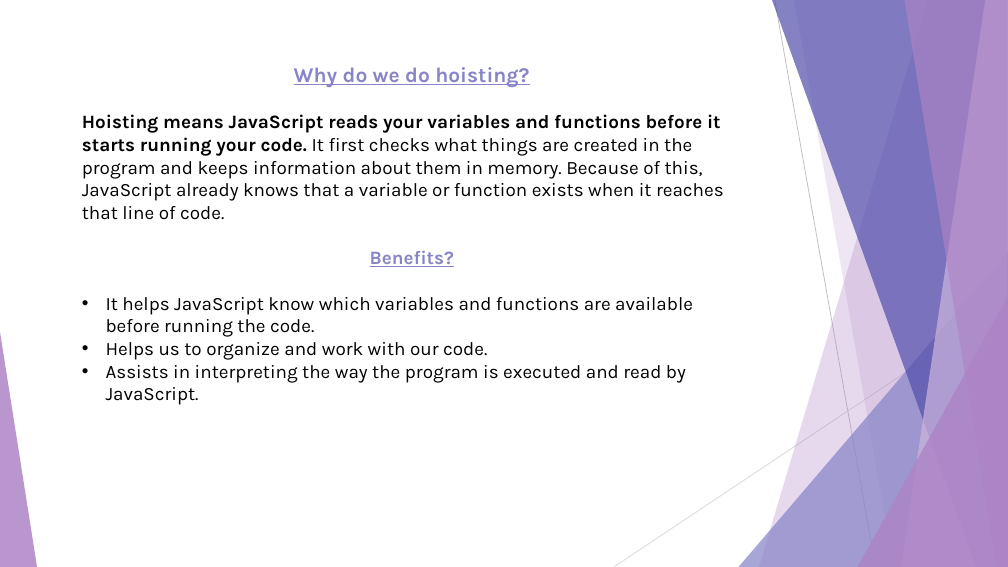
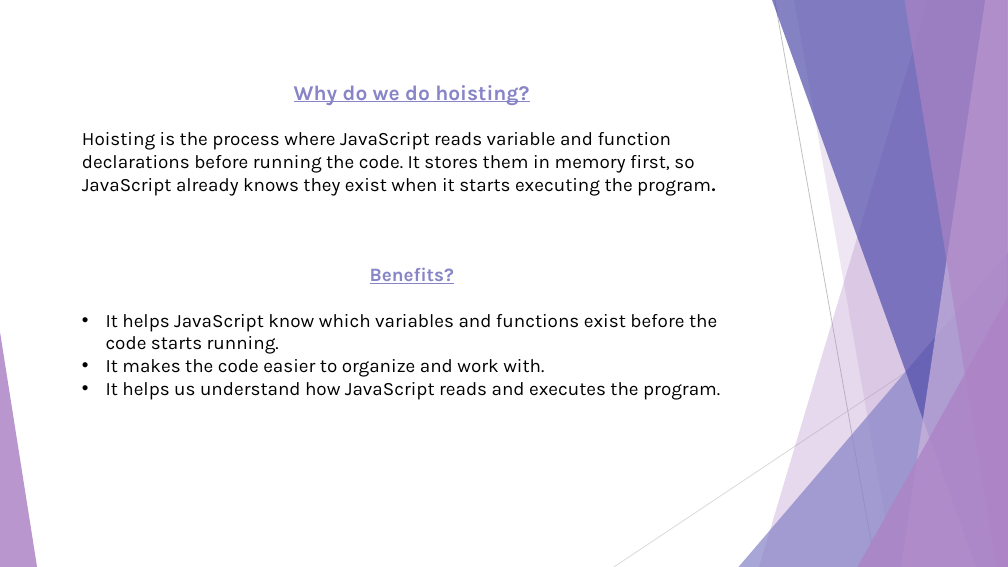
Before and after one commit to romaisa-99/Internship, a slide deck: slide 11 of Day 7/Hoisting.pptx. Drawn at 1008x567 pixels with LibreOffice and Linux fonts; fonts in the diff are those of the drawing. Boxes give left, top, right and bottom in pixels: in the first picture for what was removed or moved away, otherwise in the second. Text is boxed around its words. In the diff, an @@ line names an element or a change of style, - is before the commit and + after.

```diff
--- a/Day 7/Hoisting.pptx
+++ b/Day 7/Hoisting.pptx
@@ text "Why do we do hoisting?": place and size @@
-text "Why do we do hoisting?" at box(82, 67, 724, 405)
+text "Why do we do hoisting?" at box(82, 85, 720, 400)
@@ text at box(82, 132, 715, 196): text changed @@
-Hoisting means JavaScript reads your variables and functions before it starts running your code. It first checks what things are created in the program and keeps information about them in memory. Because of this, JavaScript already knows that a variable or function exists when it reaches that line of code.
+Hoisting is the process where JavaScript reads variable and function declarations before running the code. It stores them in memory first, so JavaScript already knows they exist when it starts executing the program.
@@ text at box(106, 314, 720, 400): text changed @@
-• It helps JavaScript know which variables and functions are available before running the code.
-• Helps us to organize and work with our code.
-• Assists in interpreting the way the program is executed and read by JavaScript.
+• It helps JavaScript know which variables and functions exist before the code starts running.
+• It makes the code easier to organize and work with.
+• It helps us understand how JavaScript reads and executes the program.
```
Also in this commit, not shown: 6 other slides changed, 3 slides added, 3 slides removed, 6 other files.
